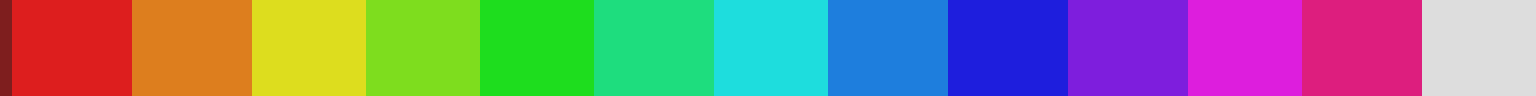
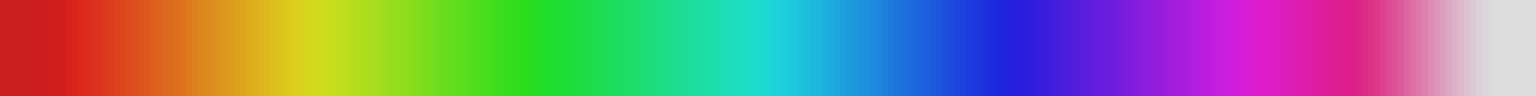
Comparing the layer stacks of the two w=1536, h=96 images. Changes:
added layer "Visible with focus blur (radius 12)" above "Darken image" over [0, 0, 1494, 96]
